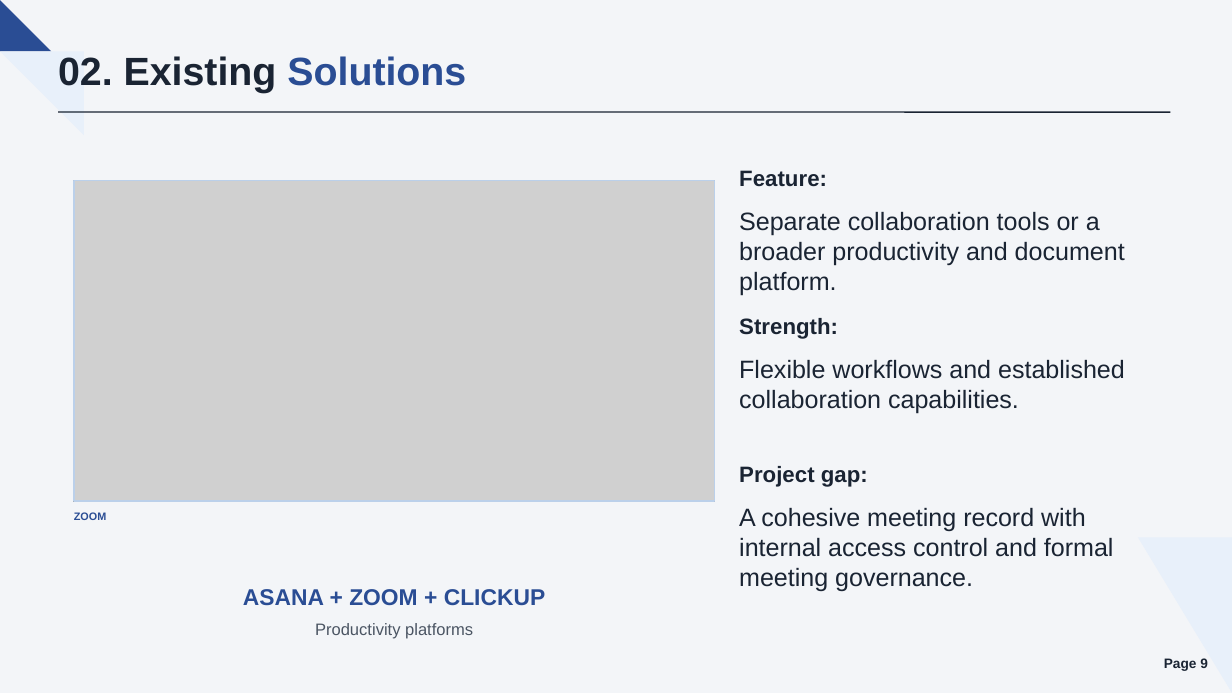
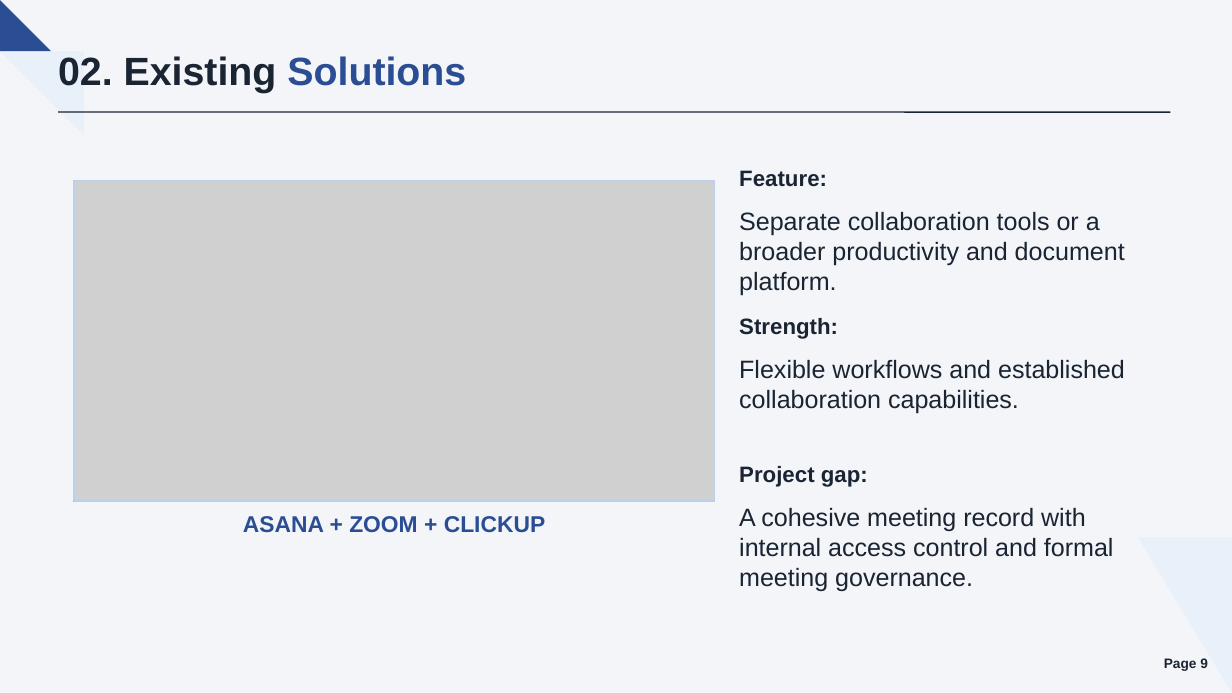
Before and after one commit to callmehai/FU-FA26-G116, a slide deck: slide 9 of docs/08-reports/source/TrustCabinet_Report.pptx. Drawn at 1232x693 pixels with LibreOffice and Linux fonts; fonts in the diff are those of the drawing; grey boxes stand for pictures. Boxes give left, top, right and bottom in pixels: in the first picture for what was removed or moved away, otherwise in the second. Text is boxed around its words. In the diff, an @@ line names an element or a change of style, - is before the commit and + after.

```diff
--- a/docs/08-reports/source/TrustCabinet_Report.pptx
+++ b/docs/08-reports/source/TrustCabinet_Report.pptx
@@ text "ASANA + ZOOM + CLICKUP" moved from (x1=243, y1=589, x2=545, y2=606) to (x1=243, y1=516, x2=545, y2=533) @@
@@ text "ASANA + ZOOM + CLICKUP" at (x1=243, y1=516, x2=545, y2=533): alignment left to centre @@
@@ text removed at (x1=74, y1=512, x2=106, y2=520) @@
-ZOOM
@@ text removed at (x1=315, y1=623, x2=473, y2=638) @@
-Productivity platforms
```
Also in this commit, not shown: 9 other slides changed, 38 other files.
